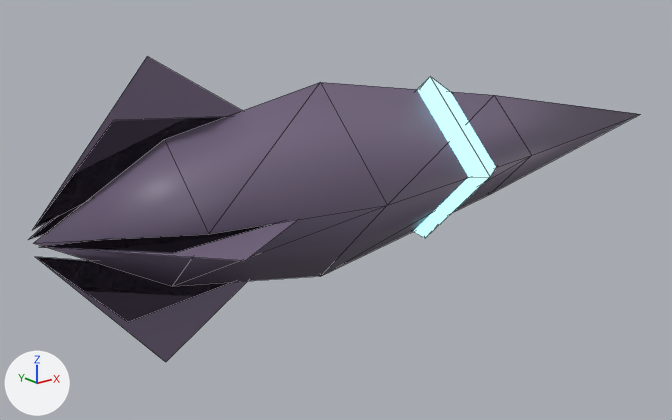
An edit to the glTF model assets/stinger.glb, drawn before and after from the same camera.
Both versions are drawn from a 50 mm lens placed at (-2.96, -3.12, 1.1), pointed at (-0.32, 0.17, -0.21). The axes (+X, +Y, +Z) are drawn at lower left. The lights are the same throughout. The picture after the commit comes second. Mesh edges are drawn as thin lines.

Objects in the first picture: 'VR_Stinger_Body', 'VR_Stinger_Core'.
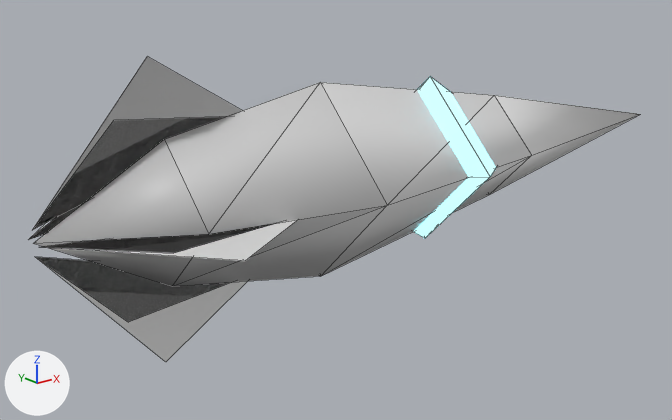
What differs and where, as boxes [x1, y1, x2, y2] in the pictures (672 x 420 px):
'VR_Stinger_Body', recoloured (lighter): [30, 56, 640, 362] in both

Edits to the bpy script that builds the scene:
```text
Change mat_vr_stinger_bodymat:
    where n0 = _N.new('ShaderNodeBsdfPrincipled'); n0.name = 'Principled BSDF'
    remove n0.inputs[0].default_value = (0.17, 0.13, 0.21, 1.0)  # 'Base Color', greyish purple #73657e
    add n2 = _N.new('ShaderNodeVertexColor'); n2.name = 'Color Attribute'
    add _L.new(n2.outputs[0], n0.inputs[0])  # 'Color' to 'Base Color'
Change me_vr_stinger_body:
    where me_vr_stinger_body.from_pydata(...)  # 30 vertices, 32 faces; spans x -1.84..1.84, y -0.62..0.62, z -0.62..0.62
    used by ob_vr_stinger_body; location = (0.0, 0.0, 0.0)
    me_vr_stinger_body part 1: vertex colours changed
```
